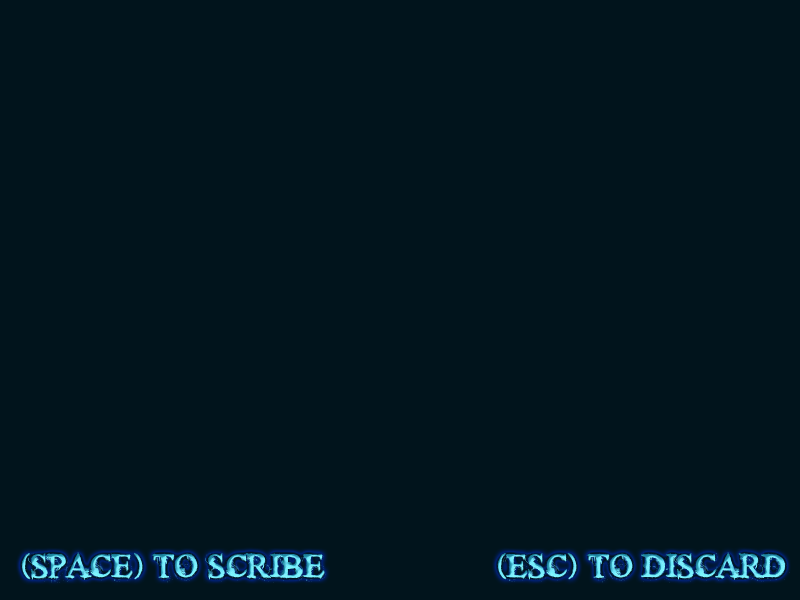
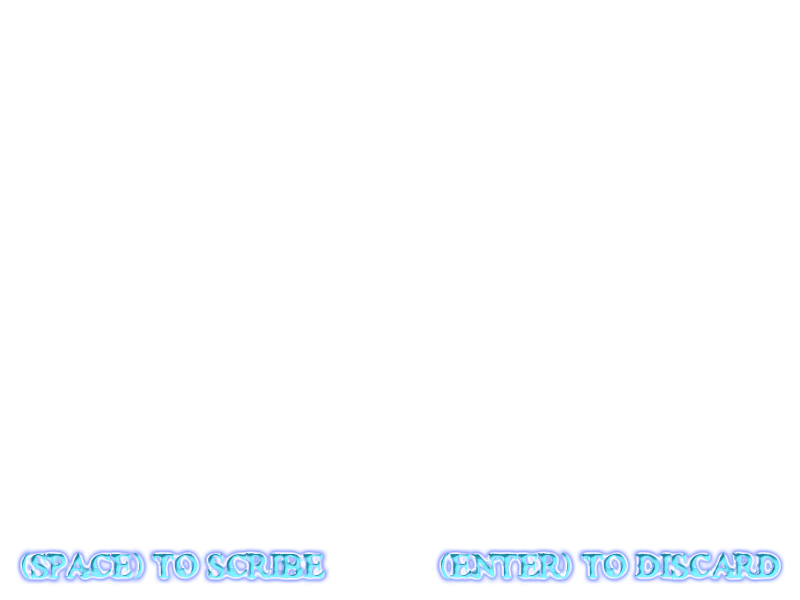
Two versions of the same layered image (800x600). Layer-by-layer changes:
renamed "(ESC) TO DISCARD" to "(ENTER) TO DISCARD", painted on it over [440, 552, 790, 583]
hid "Layer 1" over [0, 0, 800, 600]
